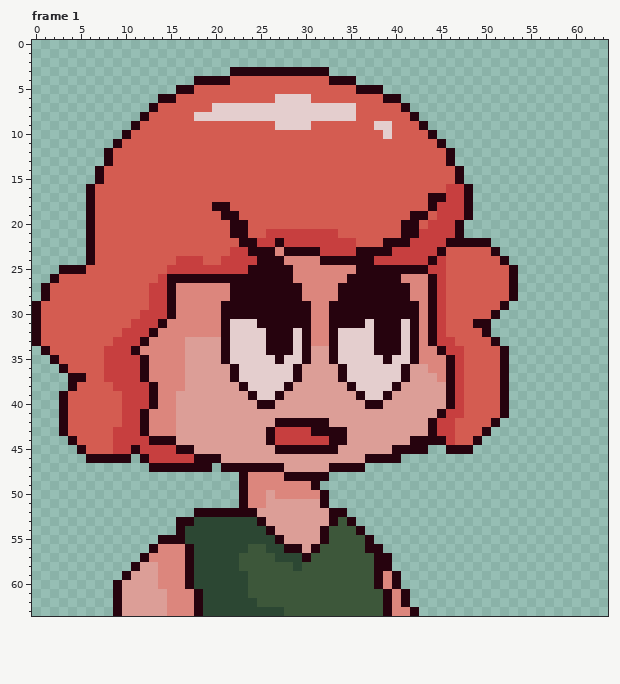
Pixel-art file -- art/beebo/overworld/beebo-portrait-mad.aseprite. The first picture shows the starting point.
64x64 pixels, 4 frames. Shown: frame 1. The commit also changed other frames, which this record leaves out.
The result:
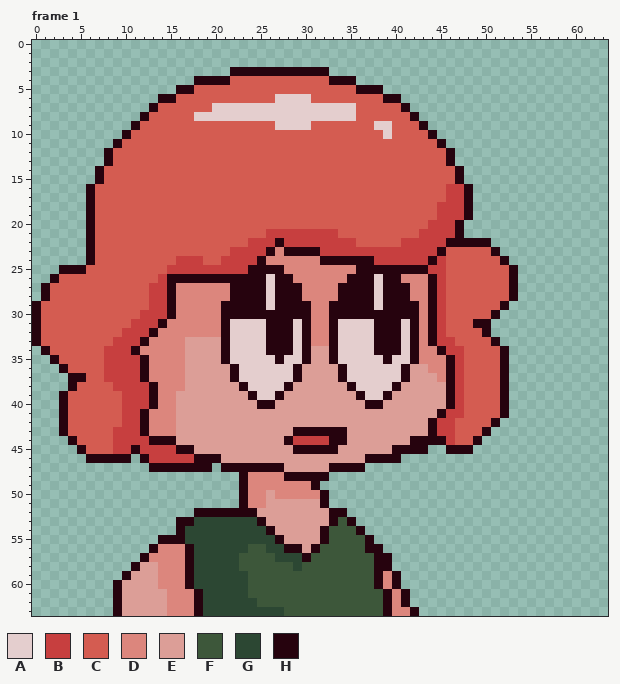
Palette (. is transparent): A #e4cece  B #c73f3f  C #d45c51  D #dc867d  E #dc9e97  F #3d573a  G #2c4733  H #26030e
What changed:
--- frame 1, layers "eyes", "mouth"
@@ x 18..47 @@
 16 CCCCCCCCCCCCCCCCCCCCCCCCCCCCBB
-17 CCCCCCCCCCCCCCCCCCCCCCCCCCHHBB
-18 CCHHCCCCCCCCCCCCCCCCCCCCCCHBBB
-19 CCCHHCCCCCCCCCCCCCCCCCCCHHCBBB
-20 CCCCHHCCCCCCCCCCCCCCCCCHHCBBBH
-21 CCCCHHCCBBBBBBBBCCCCCCCHHBBBBH
-22 CCCCCHHBBHBBBBBBBBCCCHHHBBBBHH
-23 CCCCBBHHHDHHHHBBBBHHHHBBBBBHCC
-24 BCCBBBBHHHDDDDHHHHHHBBBBBBHBCC
-25 BBBBBBHHHHHDDDDDDDHHHHHHHHBBCC
-26 HHHHHHHHHHHDDDDDDHHHHHHDDDHBCC
-27 DDDDHHHHHHHHDDDDHHHHHHHHDDHBCC
-28 DDDDHHHHHHHHDDDDHHHHHHHHDDHBCC
-29 DDDHHHHHHHHHHDDHHHHHHHHHHDHBCC
+17 CCCCCCCCCCCCCCCCCCCCCCCCCCCCBB
+18 CCCCCCCCCCCCCCCCCCCCCCCCCCCBBB
+19 CCCCCCCCCCCCCCCCCCCCCCCCCCCBBB
+20 CCCCCCCCCCCCCCCCCCCCCCCCCCBBBH
+21 CCCCCCCCBBBBBBBBCCCCCCCCCBBBBH
+22 CCCCCCBBBHBBBBBBBBCCCCCBBBBBHH
+23 CCCCBBBBHDHHHHBBBBBBBBBBBBBHCC
+24 BCCBBBBHDDDDDDHHHHHHBBBBBBHBCC
+25 BBBBBBHHHHDDDDDDDDHHHHHHHHBBCC
+26 HHHHHHHHAHHDDDDDDHHHAHHDDDHBCC
+27 DDDDHHHHAHHHDDDDHHHHAHHHDDHBCC
+28 DDDDHHHHAHHHDDDDHHHHAHHHDDHBCC
+29 DDDHHHHHAHHHHDDHHHHHAHHHHDHBCC
 30 DDDHHHHHHHHHHDDHHHHHHHHHHDHBCC
-31 DDDHAAAHHHHHHDDHHHHAHHHAHDHBCC
+31 DDDHAAAAHHHAHDDHAAAAHHHAHDHBCC
 32 DDDHAAAAHHHAHDDHAAAAHHHAHDHBCC
@@ x 24..34 @@
 41 EEEEEEEEEEE
-42 EEEHHHHHHEE
-43 EEHBBBBHHHH
-44 EEHBBBBBBHH
-45 EEEHHHHHHHE
+42 EEEEEEEEEEE
+43 EEEEEHHHHHH
+44 EEEEHBBBBHH
+45 EEEEEHHHHHE
 46 EEEEEEEEEEE
